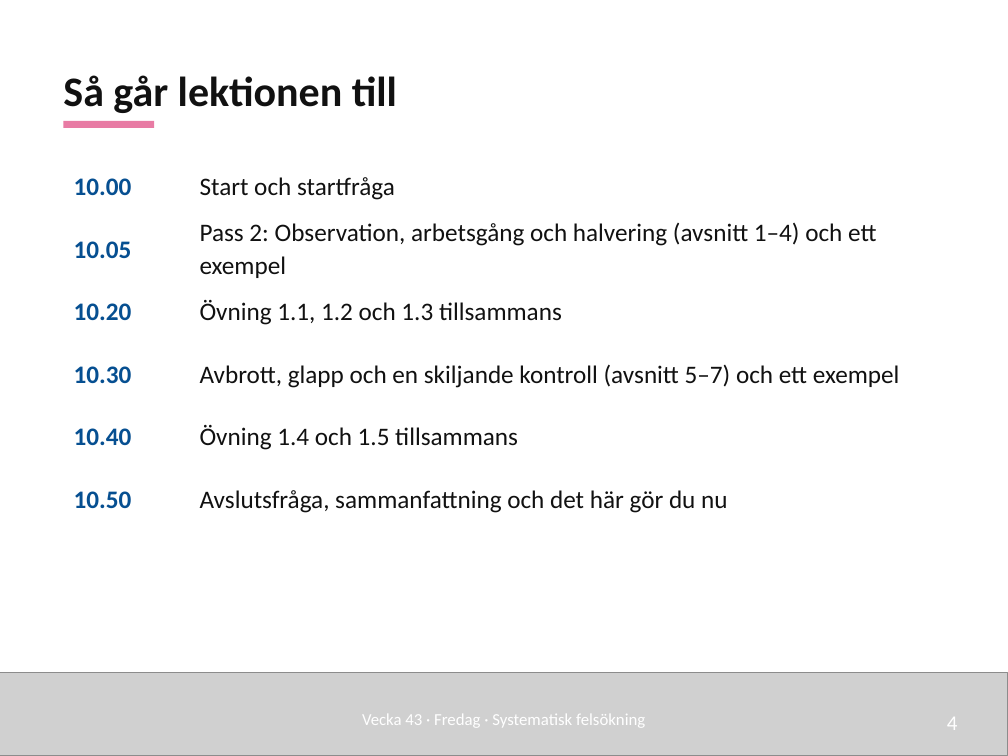
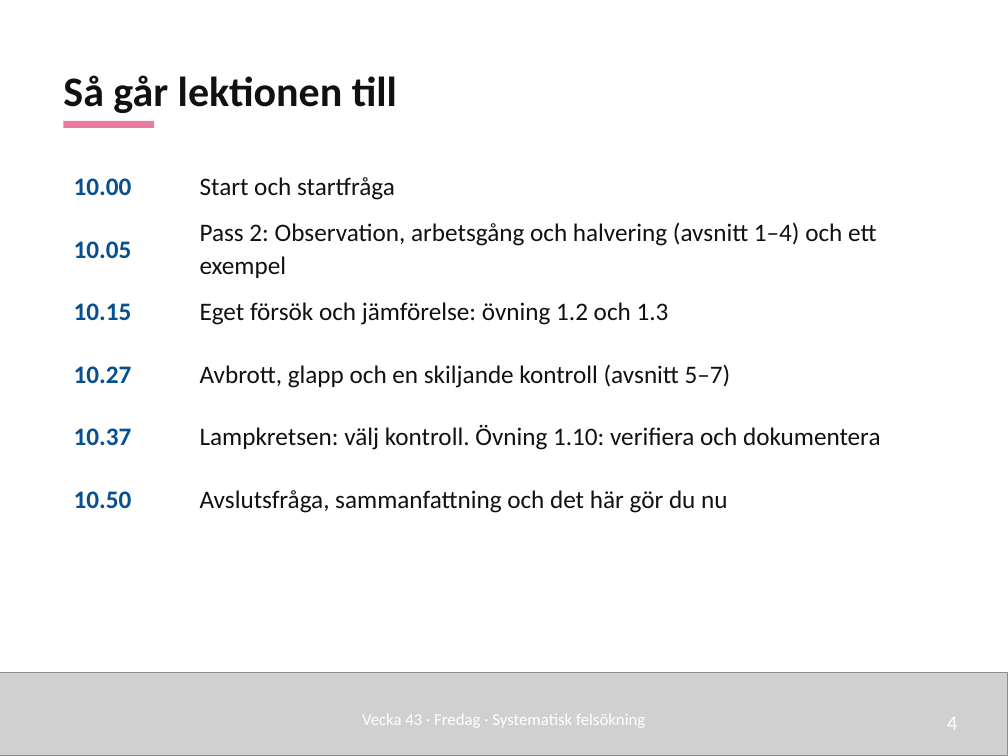
Before and after one commit to nj22az/nj22az.github.io, a slide deck: slide 4 of sjoskolan/vecka-45/aktuell/v45_01_Systematisk_felsokning_elev.pptx. Drawn at 1008x756 pixels with LibreOffice and Linux fonts; fonts in the diff are those of the drawing; grey boxes stand for pictures. Boxes give left, top, right and bottom in pixels: in the first picture for what was removed or moved away, otherwise in the second. Text is boxed around its words. In the diff, an @@ line names an element or a change of style, - is before the commit and + after.

```diff
--- a/sjoskolan/vecka-45/aktuell/v45_01_Systematisk_felsokning_elev.pptx
+++ b/sjoskolan/vecka-45/aktuell/v45_01_Systematisk_felsokning_elev.pptx
@@ text at (74, 303, 132, 320): text changed @@
-10.20
+10.15
@@ text at (200, 302, 669, 325): text changed @@
-Övning 1.1, 1.2 och 1.3 tillsammans
+Eget försök och jämförelse: övning 1.2 och 1.3
@@ text at (74, 366, 132, 383): text changed @@
-10.30
+10.27
@@ text at (200, 364, 731, 388): text changed @@
-Avbrott, glapp och en skiljande kontroll (avsnitt 5–7) och ett exempel
+Avbrott, glapp och en skiljande kontroll (avsnitt 5–7)
@@ text at (74, 428, 132, 445): text changed @@
-10.40
+10.37
@@ text at (200, 425, 881, 450): text changed @@
-Övning 1.4 och 1.5 tillsammans
+Lampkretsen: välj kontroll. Övning 1.10: verifiera och dokumentera
```
Also in this commit, not shown: 4 other slides changed, 54 other files.
